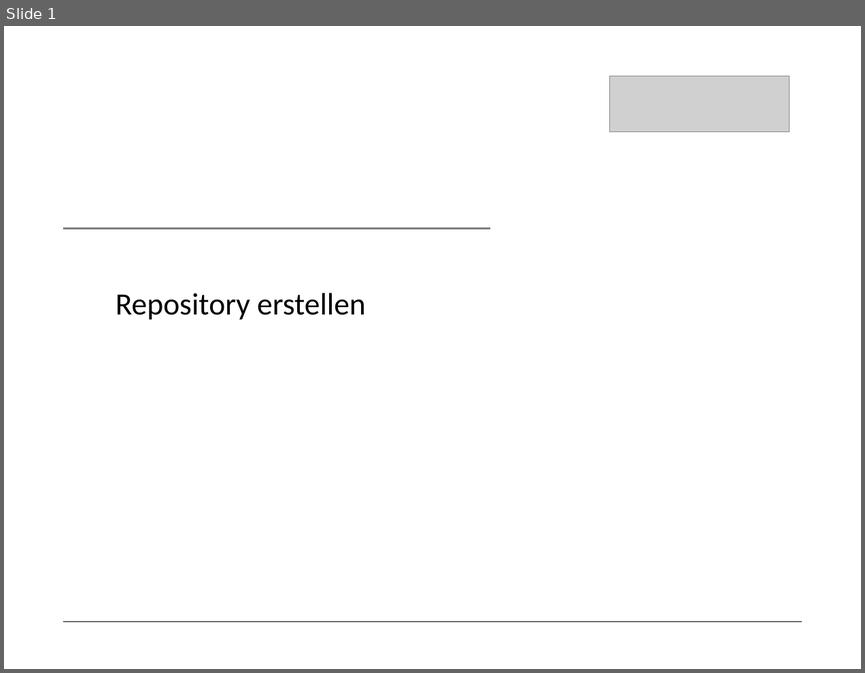
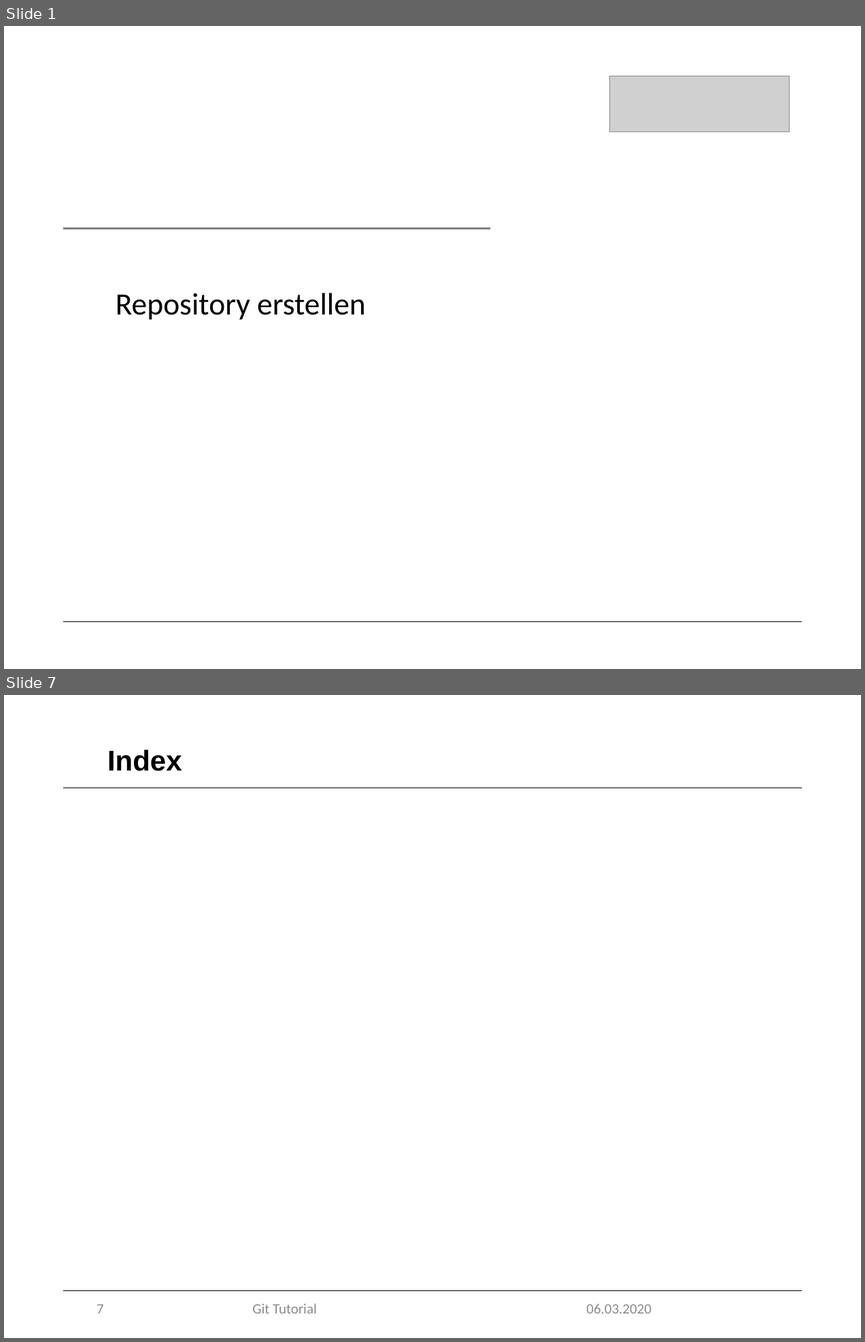
Before and after one commit to marcretzlaff/projektarbeit, a slide deck: Präsentation-90min/Präsentation-90min.pptx. Shown one above the other, each under a label of ours: slide 1 before the commit, slides 1 and 7 after it; the slides between them are not shown. The pictures are 865x673 and 865x1342 pixels, drawn with LibreOffice and Linux fonts; fonts in the diff are those of the drawing; grey boxes stand for pictures; background and template pictures are left out. Boxes give left, top, right and bottom in pixels: in the first picture for what was removed or moved away, otherwise in the second. Text is boxed around its words. In the diff, an @@ line names an element or a change of style, - is before the commit and + after.

```diff
--- a/Präsentation-90min/Präsentation-90min.pptx
+++ b/Präsentation-90min/Präsentation-90min.pptx
@@ slide 7 added at [4, 695, 861, 1338], background #FFFFFF @@
@@ title added at [107, 749, 182, 771], 24 pt, text #000000, bold @@
+Index
@@ line added from (63, 788) to (802, 788), #000000 0.5 pt @@
@@ line added from (63, 1291) to (802, 1291), #000000 0.5 pt @@
@@ page number added at [96, 1304, 104, 1313], 12 pt, text #8C8C8C @@
+7
@@ text added at [252, 1303, 317, 1313], 12 pt, text #8C8C8C @@
+Git Tutorial
@@ text added at [586, 1304, 651, 1313], 12 pt, text #8C8C8C @@
+06.03.2020
```
Also in this commit, not shown: 2 slides changed, 3 other slides added.
